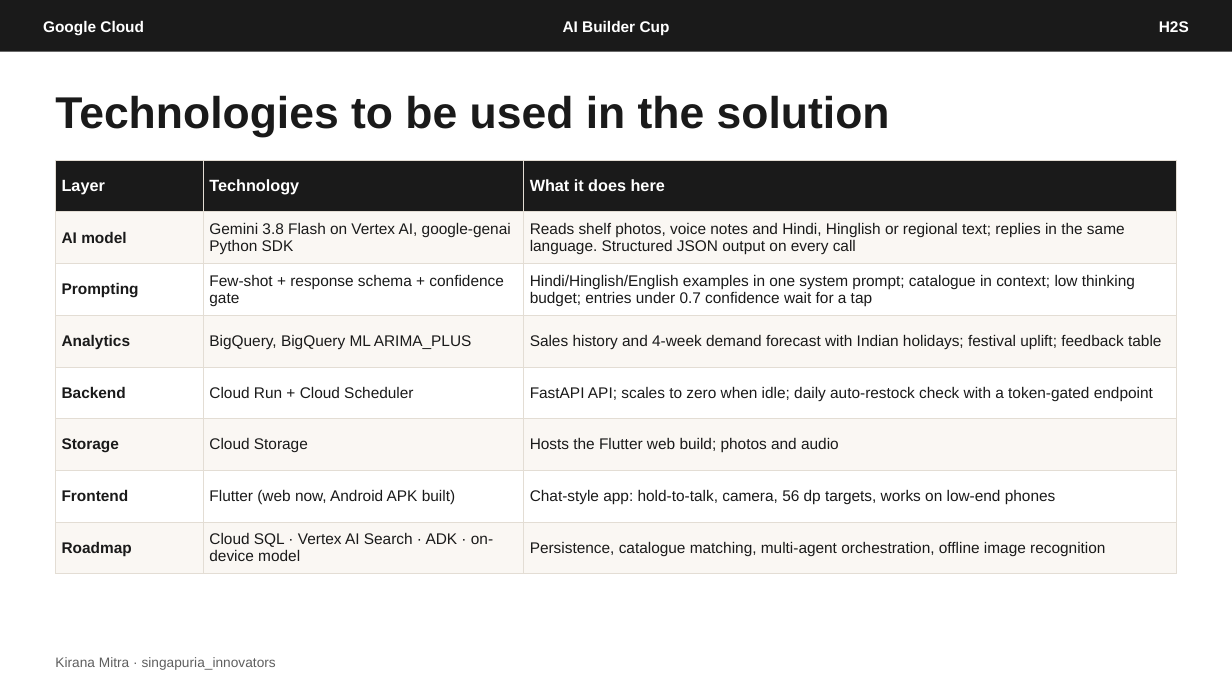
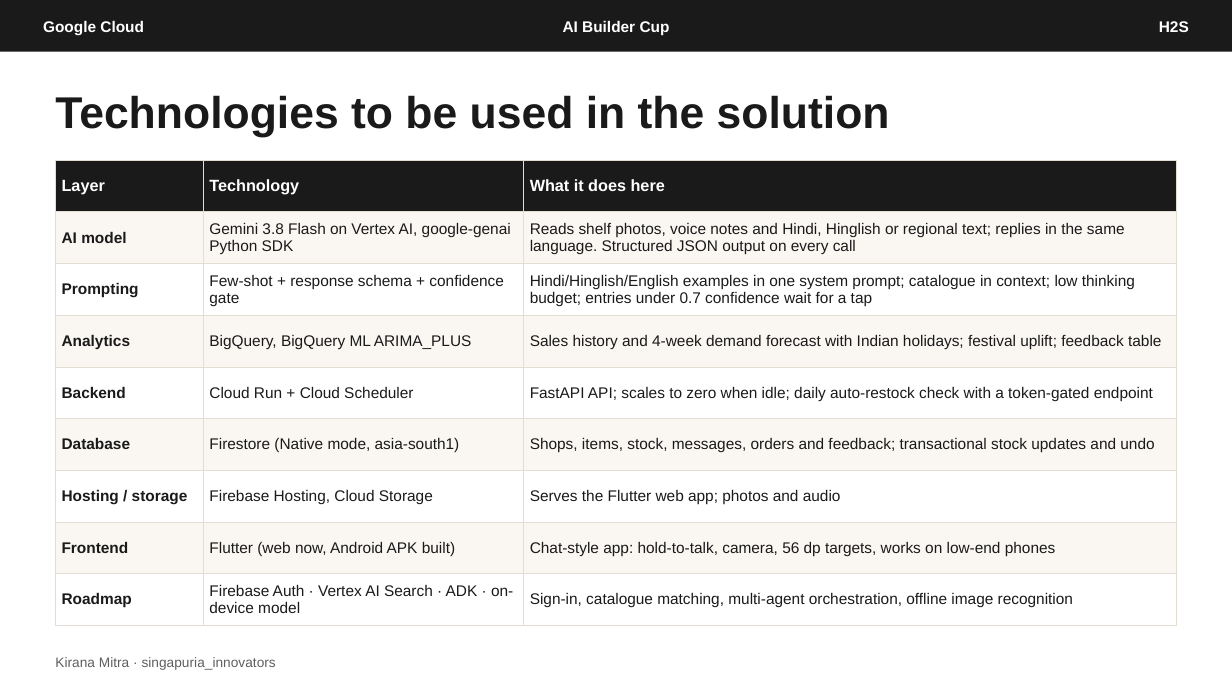
Before and after one commit to CuriousCoder2024/kirana-mitra, a slide deck: slide 8 of docs/submission/Kirana-Mitra-AI-Builder-Cup-Submission.pptx. Drawn at 1232x693 pixels with LibreOffice and Linux fonts; fonts in the diff are those of the drawing. Boxes give left, top, right and bottom in pixels: in the first picture for what was removed or moved away, otherwise in the second. Text is boxed around its words. In the diff, an @@ line names an element or a change of style, - is before the commit and + after.

```diff
--- a/docs/submission/Kirana-Mitra-AI-Builder-Cup-Submission.pptx
+++ b/docs/submission/Kirana-Mitra-AI-Builder-Cup-Submission.pptx
@@ table at bbox=[55, 160, 1177, 617] @@
-row 6: Storage | Cloud Storage | Hosts the Flutter web build; photos and audio
+row 6: Database | Firestore (Native mode, asia-south1) | Shops, items, stock, messages, orders and feedback; transactional stock updates and undo
+row 7: Hosting / storage | Firebase Hosting, Cloud Storage | Serves the Flutter web app; photos and audio
-row 9, column 2: Cloud SQL · Vertex AI Search · ADK · on-device model
+row 9, column 2: Firebase Auth · Vertex AI Search · ADK · on-device model
-row 9, column 3: Persistence, catalogue matching, multi-agent orchestration, offline image recognition
+row 9, column 3: Sign-in, catalogue matching, multi-agent orchestration, offline image recognition
```
Also in this commit, not shown: 3 other slides changed, 2 other files.
